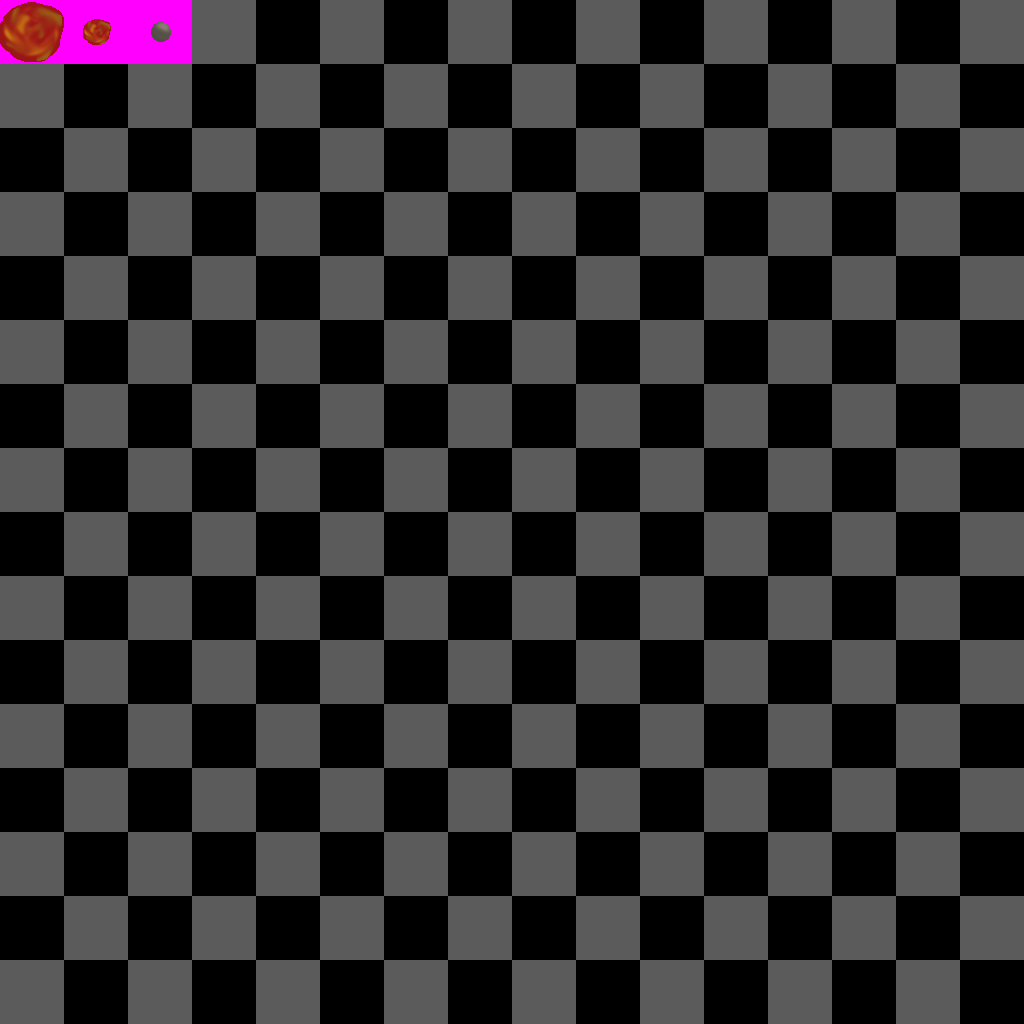
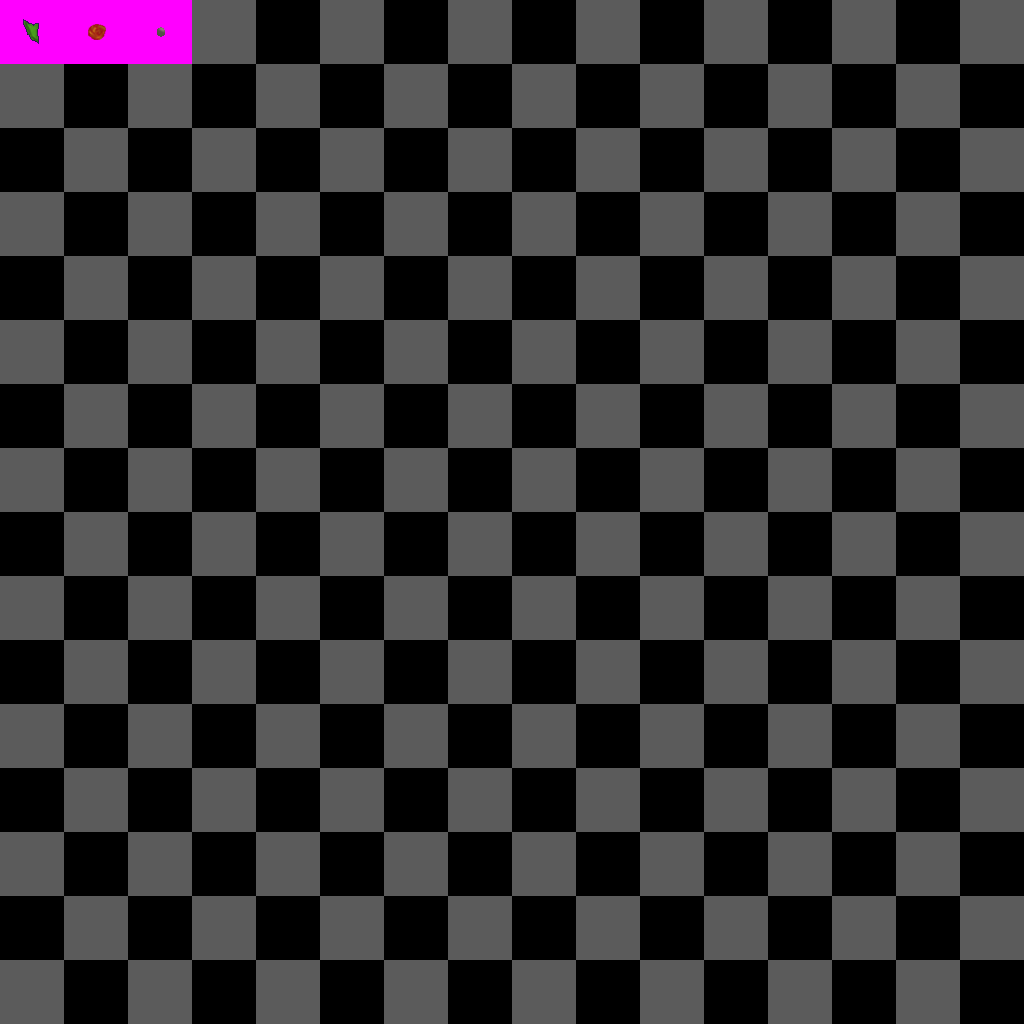
Two versions of the same layered image (1024x1024). Layer-by-layer changes:
painted on "Layer 1" over [151, 22, 171, 42]
painted on "small fireball" over [83, 19, 111, 45]
renamed "big fireball" to "warrior thing", painted on it over [0, 2, 64, 62]
